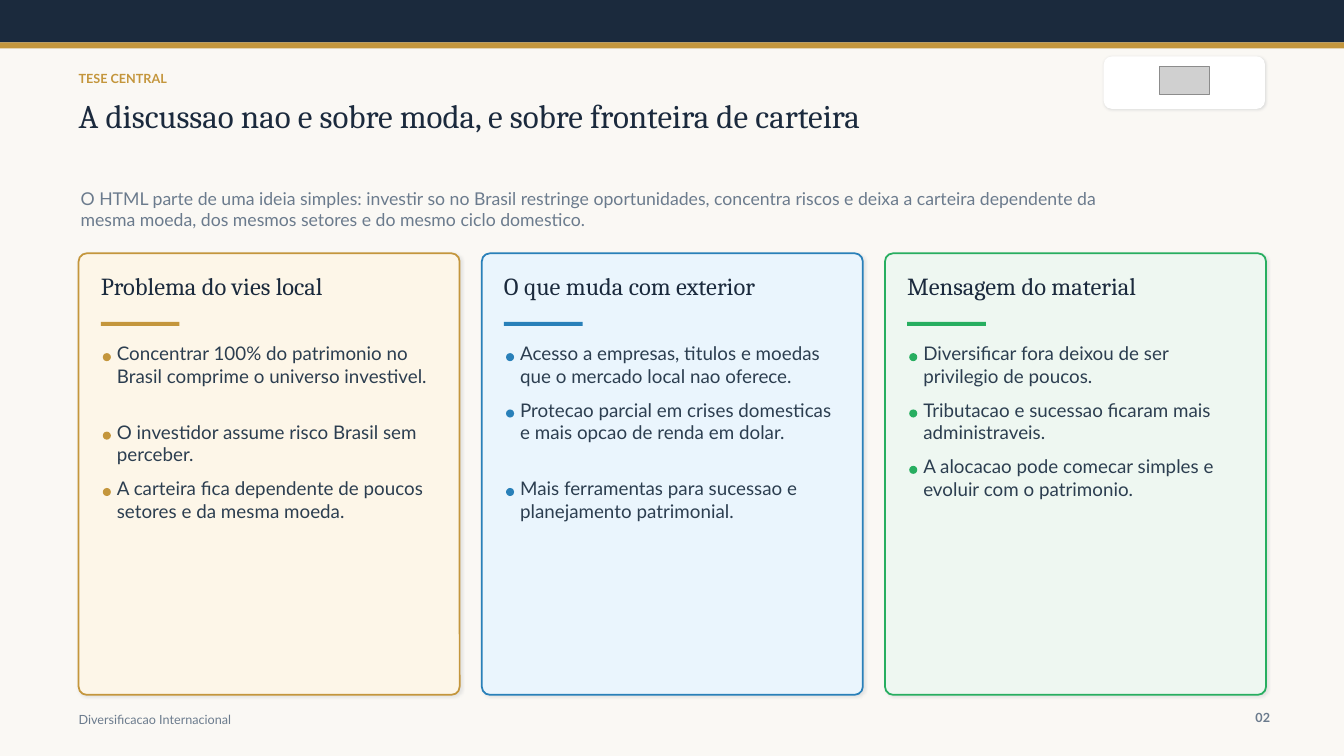
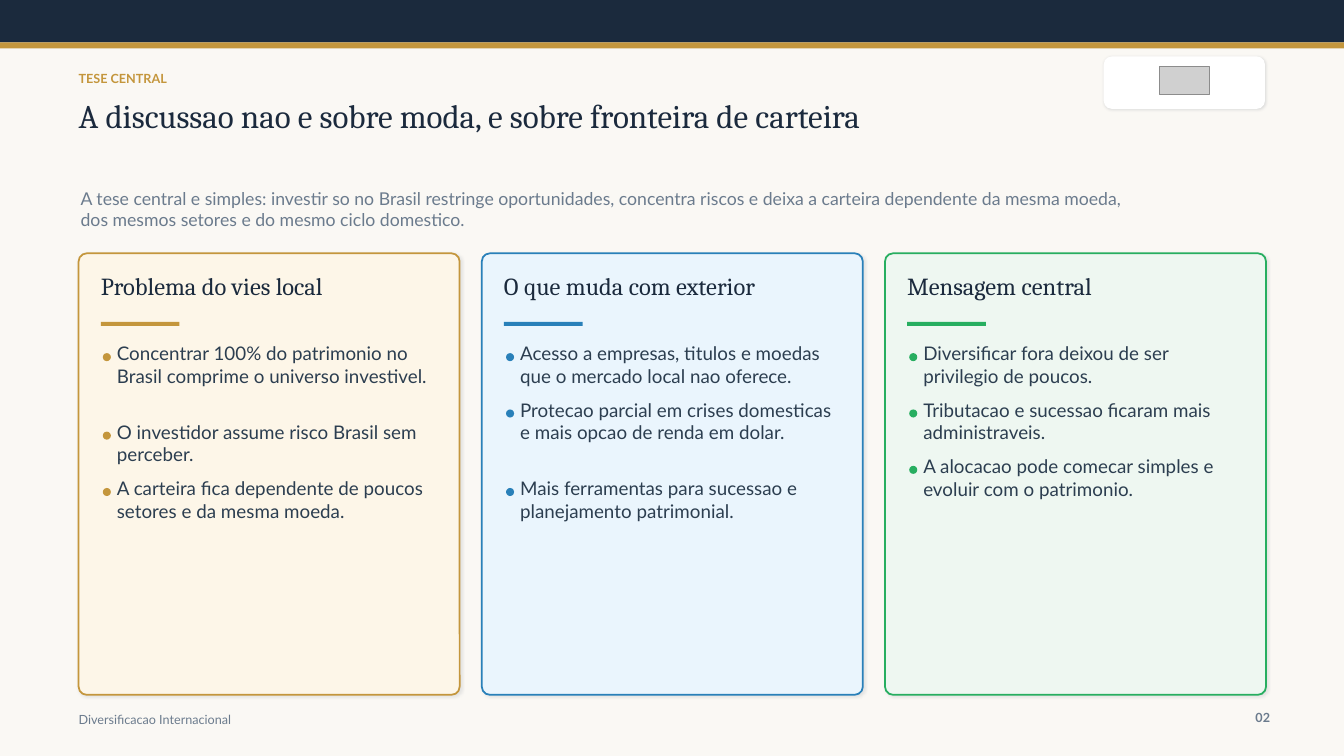
Before and after one commit to ArturLauriano/ApresentacaoOffshore, a slide deck: slide 2 of materials/presentations/por-que-investir-exterior-cliente-apresentacao.pptx. Drawn at 1344x756 pixels with LibreOffice and Linux fonts; fonts in the diff are those of the drawing; grey boxes stand for pictures. Boxes give left, top, right and bottom in pixels: in the first picture for what was removed or moved away, otherwise in the second. Text is boxed around its words. In the diff, an @@ line names an element or a change of style, - is before the commit and + after.

Commit message:
Refine PPT decks with HTML visuals

```diff
--- a/materials/presentations/por-que-investir-exterior-cliente-apresentacao.pptx
+++ b/materials/presentations/por-que-investir-exterior-cliente-apresentacao.pptx
@@ text at (x1=81, y1=192, x2=1121, y2=226): text changed @@
-O HTML parte de uma ideia simples: investir so no Brasil restringe oportunidades, concentra riscos e deixa a carteira dependente da mesma moeda, dos mesmos setores e do mesmo ciclo domestico.
+A tese central e simples: investir so no Brasil restringe oportunidades, concentra riscos e deixa a carteira dependente da mesma moeda, dos mesmos setores e do mesmo ciclo domestico.
@@ text at (x1=907, y1=278, x2=1092, y2=301): text changed @@
-Mensagem do material
+Mensagem central
```
Also in this commit, not shown: 9 other slides changed, 5 slides added, 4 other files.
